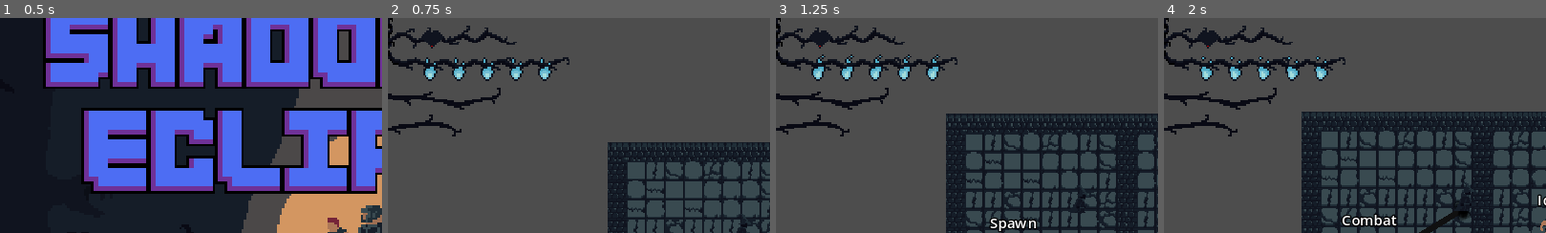
Above: before the commit, frames 1-4 (left to right).
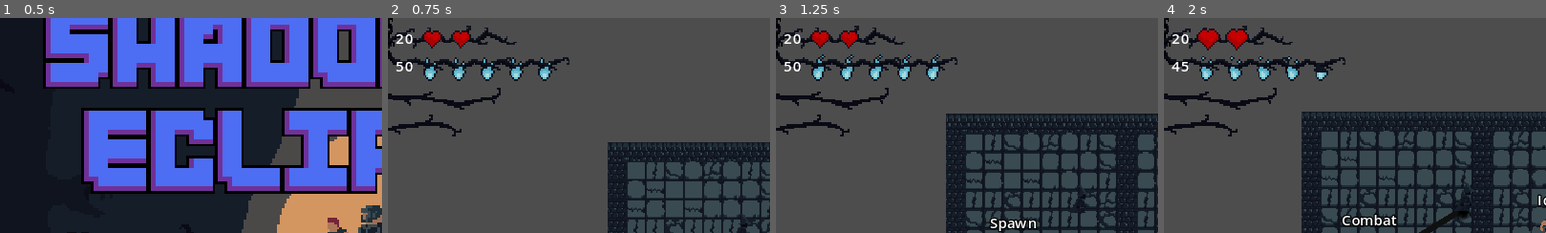
Above: after the commit, the same moments.

Repository: vyxul/Shadow-Eclipse
Game: Godot game, scene res://GameFiles/Scenes/Menu/StartScreen.tscn
Two runs of this game, one before a commit and one after it. Both use one fixed random seed, a clock stepped at 60 frames per second and the inputs below.
Inputs (mouse positions are % of the whole screen's width and height, from its top left):
- Up to frame 1 (0.5 s): no input
- Up to frame 2 (0.75 s): click (9, 93) at 0.5 s
- Up to frame 3 (1.25 s): no input
- Up to frame 4 (2 s): move the mouse to (42, 59) at 1.27 s; hold D (right) from 1.28 s (still down); tap C (c) at 1.35 s; tap R (r) at 1.55 s
The pictures show only the part of the screen within x 11-61%, y 6-56%; the shares and areas given below are measured in that part.

Frame 1 is identical in both runs. In frame 2, 0.7% of the frame differs, in the area x 2-27%, y 3-25%; in frame 3, 0.7%; in frame 4, 1.1%, in the area x 2-43%, y 3-26%.

Commit message:
Added mana cost to laser and fixed player ui update running twice a frame

Diff:
--- a/GameFiles/Game Objects/Characters/Player/player.tscn
+++ b/GameFiles/Game Objects/Characters/Player/player.tscn
@@ -118,6 +118,7 @@
 player_speed = 100.0
 
 [node name="HealthComponent" parent="." instance=ExtResource("5_d4vni")]
+max_health_points = 20.0
 
 [node name="ManaComponent" parent="." instance=ExtResource("3_cju8r")]
 max_mana_points = 50.0
@@ -145,7 +146,8 @@
 [node name="PlayerRangedController" parent="." node_paths=PackedStringArray("mana_component") instance=ExtResource("4_nx2hv")]
 mana_component = NodePath("../ManaComponent")
 
-[node name="PlayerRecruitController" parent="." node_paths=PackedStringArray("player") instance=ExtResource("4_ve0m4")]
+[node name="PlayerRecruitController" parent="." node_paths=PackedStringArray("mana_component", "player") instance=ExtResource("4_ve0m4")]
+mana_component = NodePath("../ManaComponent")
 player = NodePath("..")
 laser_range = 128.0
 focus_time_needed = 0.5
--- a/GameFiles/Game Objects/Characters/Player/player_recruit_controller.gd
+++ b/GameFiles/Game Objects/Characters/Player/player_recruit_controller.gd
@@ -1,11 +1,15 @@
 extends Node2D
 
 @onready var player_recruitment: RayCast2D = $PlayerRecruitLaser
+@onready var timer = $Timer
 
+@export var mana_component: ManaComponent
 @export var player: CharacterBody2D
 @export var laser_range: float = 500
 @export var focus_time_needed: float = 1
 @export var conversion_damage: int = 1
+@export var mana_use_timer: float = 1
+@export var mana_cost: float = 5
 
 var is_casting: bool = false
 
@@ -13,6 +17,7 @@
 func _ready():
 	set_physics_process(false)
 	player_recruitment.line_2d.points[1] = Vector2.ZERO
+	timer.wait_time = mana_use_timer
 
 
 func _process(delta):
@@ -28,6 +33,22 @@
 	is_casting = cast
 
 	if is_casting:
+		var enough_mana = mana_component.get_current_mana() >= mana_cost
+		if !enough_mana:
+			return
+
+		mana_component.use(mana_cost)
 		player_recruitment.appear()
+		timer.start()
 	else:
 		player_recruitment.disappear()
+		timer.stop()
+
+
+func _on_timer_timeout():
+	var enough_mana = mana_component.get_current_mana() >= mana_cost
+	if !enough_mana:
+		set_is_casting(false)
+		return
+
+	mana_component.use(mana_cost)
--- a/GameFiles/Game Objects/Characters/Player/player_recruit_controller.tscn
+++ b/GameFiles/Game Objects/Characters/Player/player_recruit_controller.tscn
@@ -8,3 +8,7 @@
 
 [node name="PlayerRecruitLaser" parent="." instance=ExtResource("2_l2fld")]
 laser_width = 5.0
+
+[node name="Timer" type="Timer" parent="."]
+
+[connection signal="timeout" from="Timer" to="." method="_on_timer_timeout"]
--- a/GameFiles/Scenes/UI/player_heart_bar.gd
+++ b/GameFiles/Scenes/UI/player_heart_bar.gd
@@ -11,12 +11,17 @@
 
 var current_hearts_displayed: int = 0
 @export var hp_per_heart: float = 10
+var updated_this_frame: bool = false
 
 
 func _ready():
 	#update_hp_display()
 	GameData.player_health_changed.connect(update_hp_display)
 	GameData.player_hp_ui_ready.emit()
+
+
+func _process(delta):
+	updated_this_frame = false
 
 
 func clear_hp_display():
@@ -93,6 +98,12 @@
 
 
 func update_hp_display(current_hp = 1, max_hp = 1):
+	if updated_this_frame:
+		return
+
+	var hp_label = get_parent().get_node("hp_Label")
+	hp_label.text = str(current_hp)
+
 	clear_hp_display()
 	# give time for clear_hp_display() to actually remove the old nodes
 	await get_tree().process_frame
--- a/GameFiles/Scenes/UI/player_mana_bar.gd
+++ b/GameFiles/Scenes/UI/player_mana_bar.gd
@@ -10,11 +10,16 @@
 
 var current_orbs_displayed: int = 0
 @export var mana_per_orb: float = 10
+var updated_this_frame: bool = false
 
 func _ready():
 	#update_mana_display()
 	GameData.player_mana_changed.connect(update_mana_display)
 	GameData.player_mp_ui_ready.emit()
+
+
+func _process(delta):
+	updated_this_frame = false
 
 
 func clear_mana_display():
@@ -91,6 +96,13 @@
 
 
 func update_mana_display(current_mana = 0, max_mana = 0):
+	if updated_this_frame:
+		return
+
+	var mp_label = get_parent().get_node("mp_Label")
+	mp_label.text = str(current_mana)
+
+	updated_this_frame = true
 	clear_mana_display()
 	# give time for clear_hp_display() to actually remove the old nodes
 	await get_tree().process_frame
--- a/GameFiles/Scenes/UI/player_resource_bars.tscn
+++ b/GameFiles/Scenes/UI/player_resource_bars.tscn
@@ -21,3 +21,19 @@
 offset_right = 93.0
 offset_bottom = 51.0
 scale = Vector2(1.5, 1.5)
+
+[node name="hp_Label" type="Label" parent="."]
+offset_left = 76.0
+offset_top = 29.0
+offset_right = 93.0
+offset_bottom = 52.0
+theme_override_font_sizes/font_size = 12
+text = "50"
+
+[node name="mp_Label" type="Label" parent="."]
+offset_left = 76.0
+offset_top = 52.0
+offset_right = 93.0
+offset_bottom = 75.0
+theme_override_font_sizes/font_size = 12
+text = "50"
